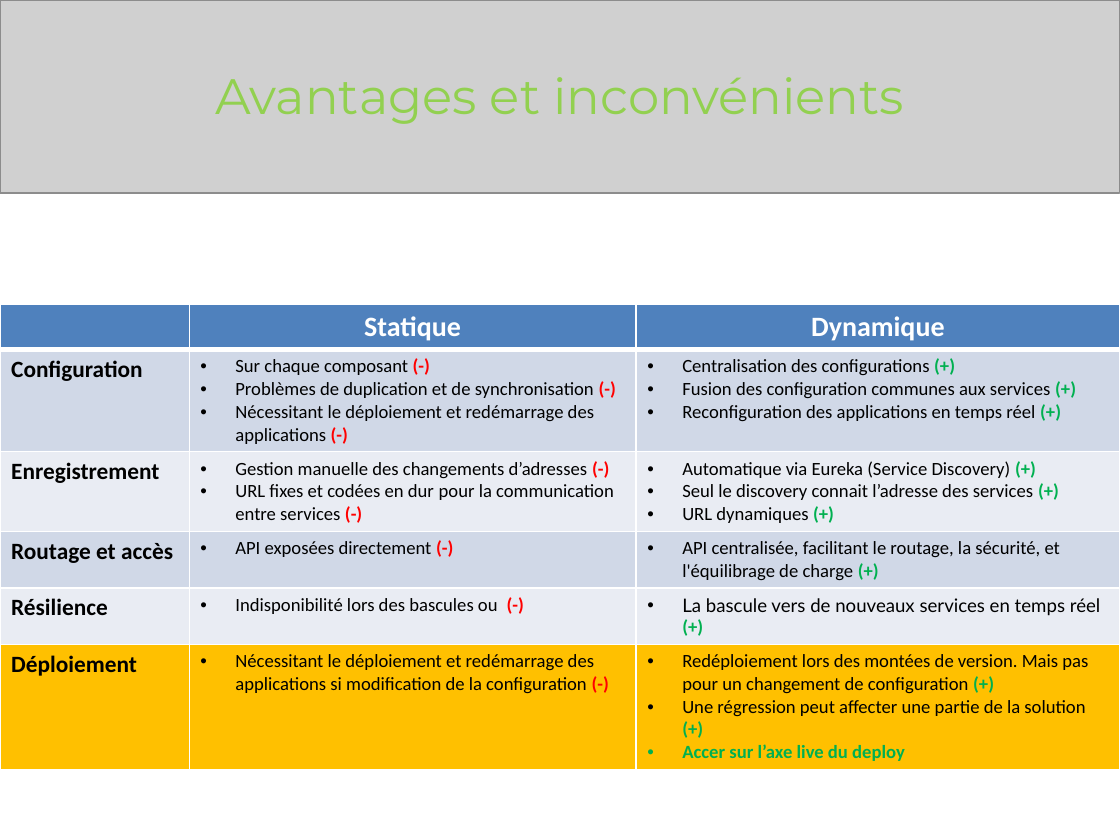
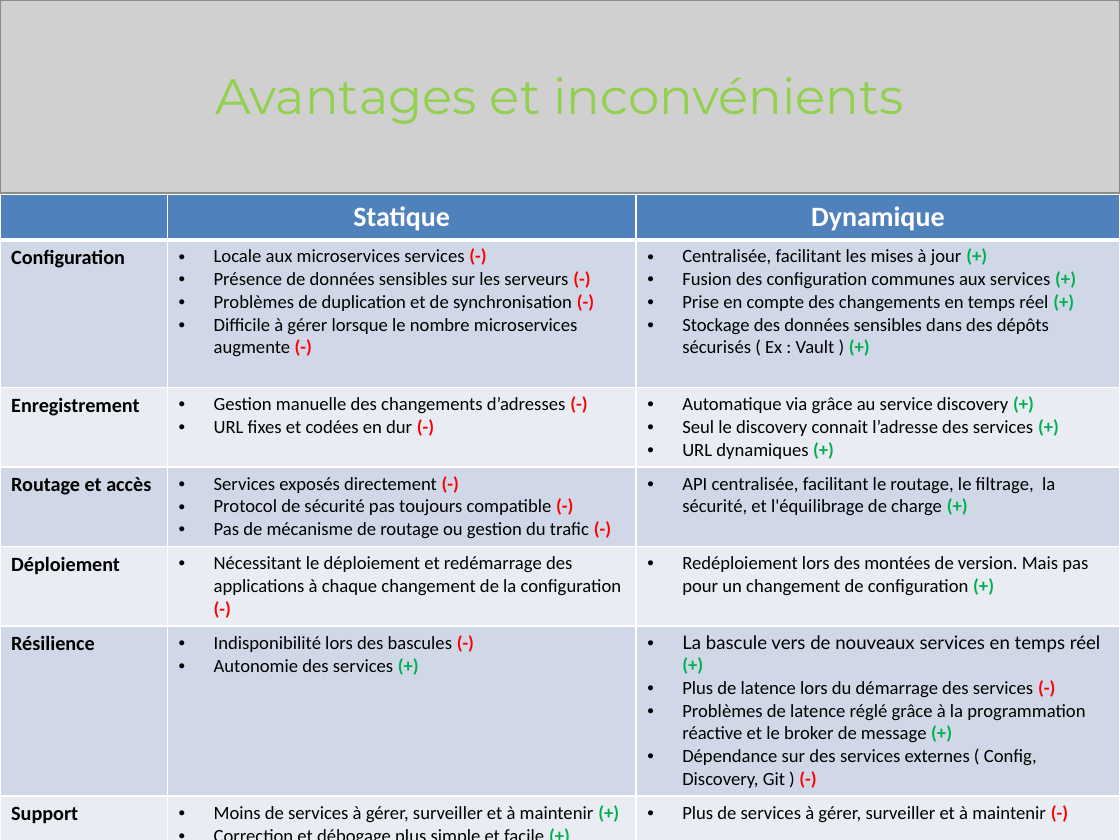
Before and after one commit to Elouaret/spring-cloud, a slide deck: slide 10 of Netflix_au_service_du_printemps_2.0.pptx. Drawn at 1120x840 pixels with LibreOffice and Linux fonts; fonts in the diff are those of the drawing; grey boxes stand for pictures. Boxes give left, top, right and bottom in pixels: in the first picture for what was removed or moved away, otherwise in the second. Text is boxed around its words. In the diff, an @@ line names an element or a change of style, - is before the commit and + after.

```diff
--- a/Netflix_au_service_du_printemps_2.0.pptx
+++ b/Netflix_au_service_du_printemps_2.0.pptx
@@ table at bbox=[0, 194, 1120, 840] @@
-row 2: Configuration | Sur chaque composant (-) / Problèmes de duplication et de synchronisation (-) / Nécessitant le déploiement et redémarrage des applications (-) | Centralisation des configurations (+) / Fusion des configuration communes aux services (+) / Reconfiguration des applications en temps réel (+)
-row 3: Enregistrement | Gestion manuelle des changements d’adresses (-) / URL fixes et codées en dur pour la communication entre services (-) | Automatique via Eureka (Service Discovery) (+) / Seul le discovery connait l’adresse des services (+) / URL dynamiques (+)
-row 4: Routage et accès | API exposées directement (-) | API centralisée, facilitant le routage, la sécurité, et l'équilibrage de charge (+)
-row 5: Résilience | Indisponibilité lors des bascules ou (-) | La bascule vers de nouveaux services en temps réel (+)
-row 6: Déploiement | Nécessitant le déploiement et redémarrage des applications si modification de la configuration (-) | Redéploiement lors des montées de version. Mais pas pour un changement de configuration (+) / Une régression peut affecter une partie de la solution (+) / Accer sur l’axe live du deploy
+row 2: Configuration | Locale aux microservices services (-) / Présence de données sensibles sur les serveurs (-) / Problèmes de duplication et de synchronisation (-) / Difficile à gérer lorsque le nombre microservices augmente (-) | Centralisée, facilitant les mises à jour (+) / Fusion des configuration communes aux services (+) / Prise en compte des changements en temps réel (+) / Stockage des données sensibles dans des dépôts sécurisés ( Ex : Vault ) (+)
+row 3: Enregistrement | Gestion manuelle des changements d’adresses (-) / URL fixes et codées en dur (-) | Automatique via grâce au service discovery (+) / Seul le discovery connait l’adresse des services (+) / URL dynamiques (+)
+row 4: Routage et accès | Services exposés directement (-) / Protocol de sécurité pas toujours compatible (-) / Pas de mécanisme de routage ou gestion du trafic (-) | API centralisée, facilitant le routage, le filtrage, la sécurité, et l'équilibrage de charge (+)
+row 5: Déploiement | Nécessitant le déploiement et redémarrage des applications à chaque changement de la configuration (-) | Redéploiement lors des montées de version. Mais pas pour un changement de configuration (+)
+row 6: Résilience | Indisponibilité lors des bascules (-) / Autonomie des services (+) | La bascule vers de nouveaux services en temps réel (+) / Plus de latence lors du démarrage des services (-) / Problèmes de latence réglé grâce à la programmation réactive et le broker de message (+) / Dépendance sur des services externes ( Config, Discovery, Git ) (-)
+row 7: Support | Moins de services à gérer, surveiller et à maintenir (+) / Correction et débogage plus simple et facile (+) | Plus de services à gérer, surveiller et à maintenir (-)
@@ table: place and size @@
-table at bbox=[0, 304, 1120, 765]
+table at bbox=[0, 194, 1120, 840]
```
Also in this commit, not shown: 6 other slides changed, 16 other files.
